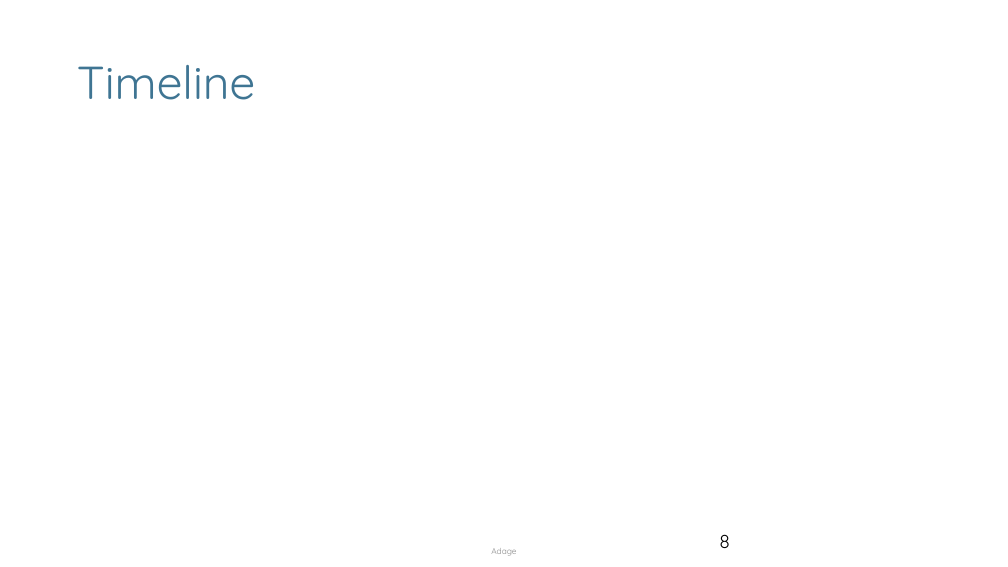
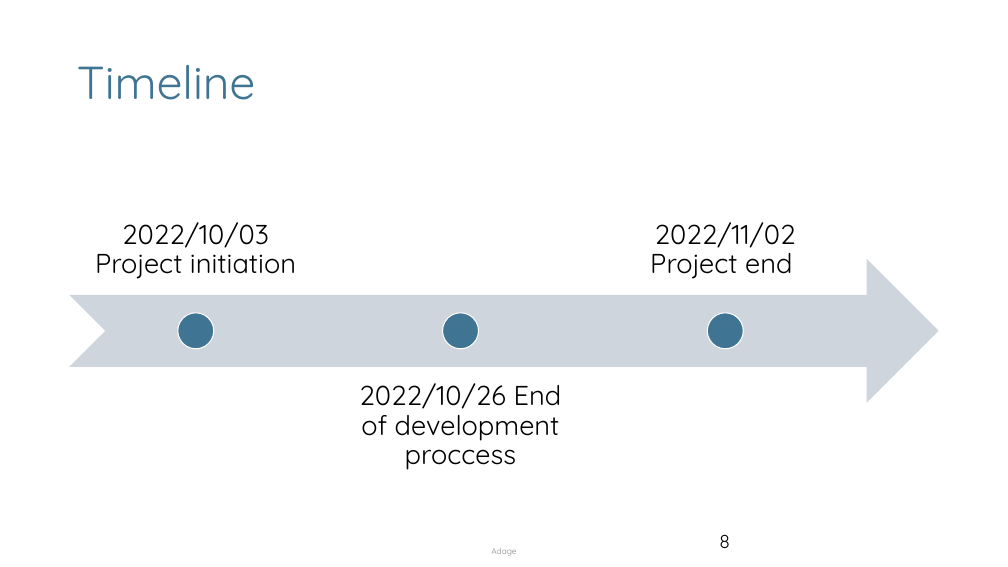
Before and after one commit to mnikolop/case1-bank, a slide deck: slide 8 of presentations/Initial Workshop.pptx. Drawn at 1008x567 pixels with LibreOffice and Linux fonts; fonts in the diff are those of the drawing; background and template pictures are left out. Boxes give left, top, right and bottom in pixels: in the first picture for what was removed or moved away, otherwise in the second. Text is boxed around its words. In the diff, an @@ line names an element or a change of style, - is before the commit and + after.

```diff
--- a/presentations/Initial Workshop.pptx
+++ b/presentations/Initial Workshop.pptx
@@ group added at bbox=[70, 222, 939, 470]: 3 texts, 3 ellipses, 1 notched right arrow @@
+2022/10/03 Project initiation
+2022/10/26 End of development proccess
+2022/11/02 Project end
```
Also in this commit, not shown: 5 other files.
